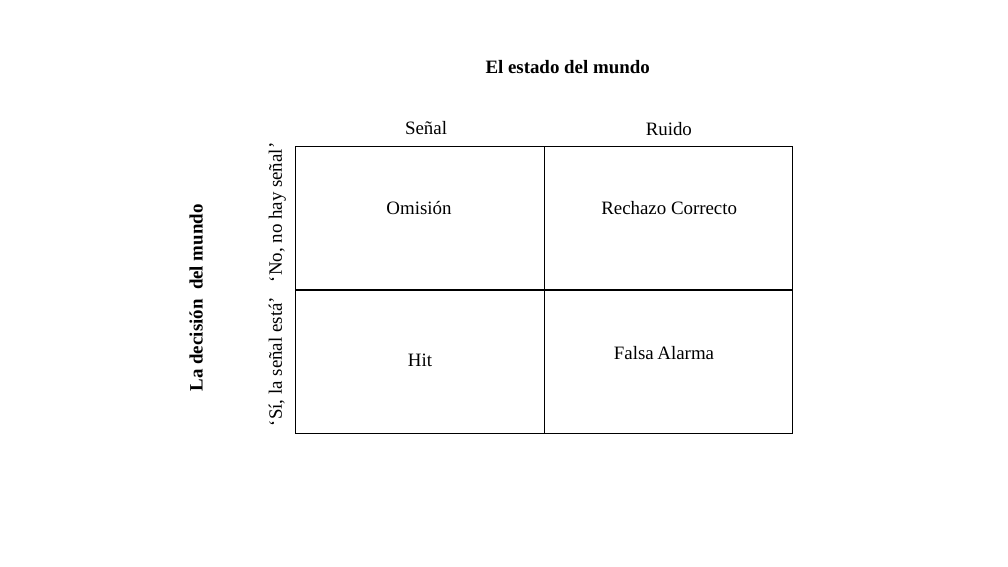
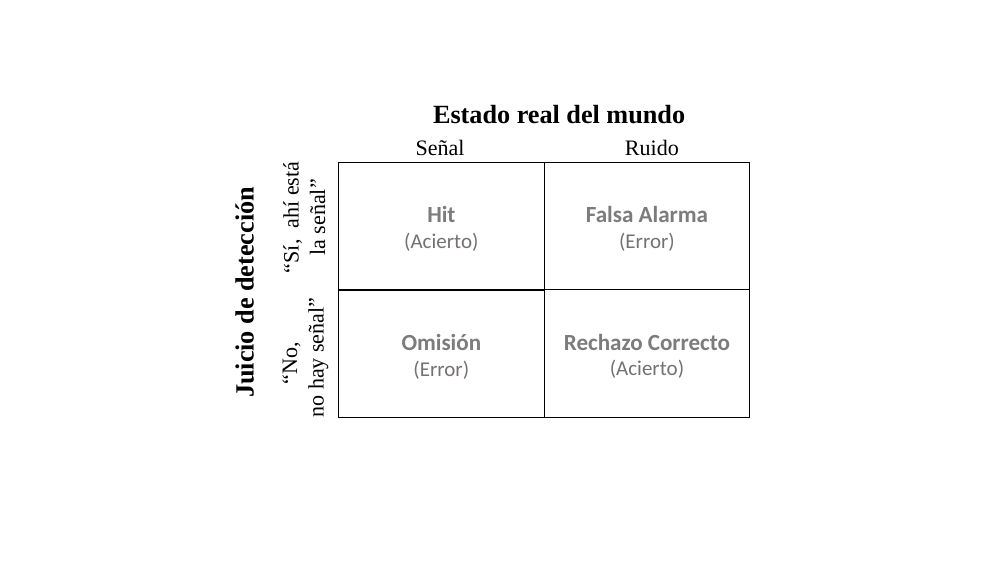
Before and after one commit to Adrifelcha/Adrifelcha, a slide deck: slide 1 of Tesis/Tesis Convencional/PP_ConstruyendoAmano.pptx. Drawn at 1008x567 pixels with LibreOffice and Linux fonts; fonts in the diff are those of the drawing. Boxes give left, top, right and bottom in pixels: in the first picture for what was removed or moved away, otherwise in the second. Text is boxed around its words. In the diff, an @@ line names an element or a change of style, - is before the commit and + after.

```diff
--- a/Tesis/Tesis Convencional/PP_ConstruyendoAmano.pptx
+++ b/Tesis/Tesis Convencional/PP_ConstruyendoAmano.pptx
@@ text at (x1=433, y1=104, x2=685, y2=124): text changed; size 18 to 25 pt @@
-El estado del mundo
+Estado real del mundo
@@ text "Señal" moved from (x1=405, y1=121, x2=447, y2=134) to (x1=416, y1=139, x2=465, y2=156) @@
@@ text "Señal" at (x1=416, y1=139, x2=465, y2=156): size 18 to 21 pt @@
@@ rectangle removed at (x1=544, y1=147, x2=792, y2=290) @@
@@ text "Ruido" at (x1=625, y1=139, x2=679, y2=156): size 18 to 21 pt @@
@@ text "Ruido" moved from (x1=646, y1=122, x2=692, y2=135) to (x1=625, y1=139, x2=679, y2=156) @@
@@ text at (x1=279, y1=165, x2=330, y2=272): text changed; size 18 to 21 pt @@
-‘Sí, la señal está’
+“Sí, ahí está
+la señal”
@@ rectangle "Hit" resized from (x1=296, y1=147, x2=544, y2=290) to (x1=339, y1=163, x2=544, y2=290) @@
@@ rectangle added at (x1=544, y1=163, x2=750, y2=290), fill #FFFFFF, outline #000000 1 pt, 22 pt, text #7C7C7C, bold @@
+Falsa Alarma
+(Error)
@@ text at (x1=230, y1=197, x2=259, y2=396): text changed; size 18 to 25 pt @@
-La decisión del mundo
+Juicio de detección
@@ text removed at (x1=386, y1=201, x2=451, y2=215) @@
-Omisión
@@ text in rectangle at (x1=404, y1=206, x2=478, y2=251): text added @@
+Hit
+(Acierto)
@@ text removed at (x1=601, y1=201, x2=737, y2=215) @@
-Rechazo Correcto
@@ rectangle removed at (x1=296, y1=290, x2=544, y2=434) @@
@@ rectangle added at (x1=339, y1=290, x2=544, y2=418), fill #FFFFFF, outline #000000 1 pt, 22 pt, text #7C7C7C, bold @@
+Omisión
+(Error)
@@ rectangle removed at (x1=544, y1=290, x2=792, y2=434) @@
@@ rectangle added at (x1=544, y1=290, x2=750, y2=417), fill #FFFFFF, outline #000000 1 pt, 22 pt, text #7C7C7C, bold @@
+Rechazo Correcto
+(Acierto)
@@ text at (x1=277, y1=303, x2=328, y2=417): text changed; size 18 to 21 pt @@
-‘No, no hay señal’
+“No,
+no hay señal”
@@ text removed at (x1=408, y1=353, x2=432, y2=366) @@
-Hit
@@ text removed at (x1=614, y1=346, x2=714, y2=360) @@
-Falsa Alarma
```
Also in this commit, not shown: 1 slide added.
